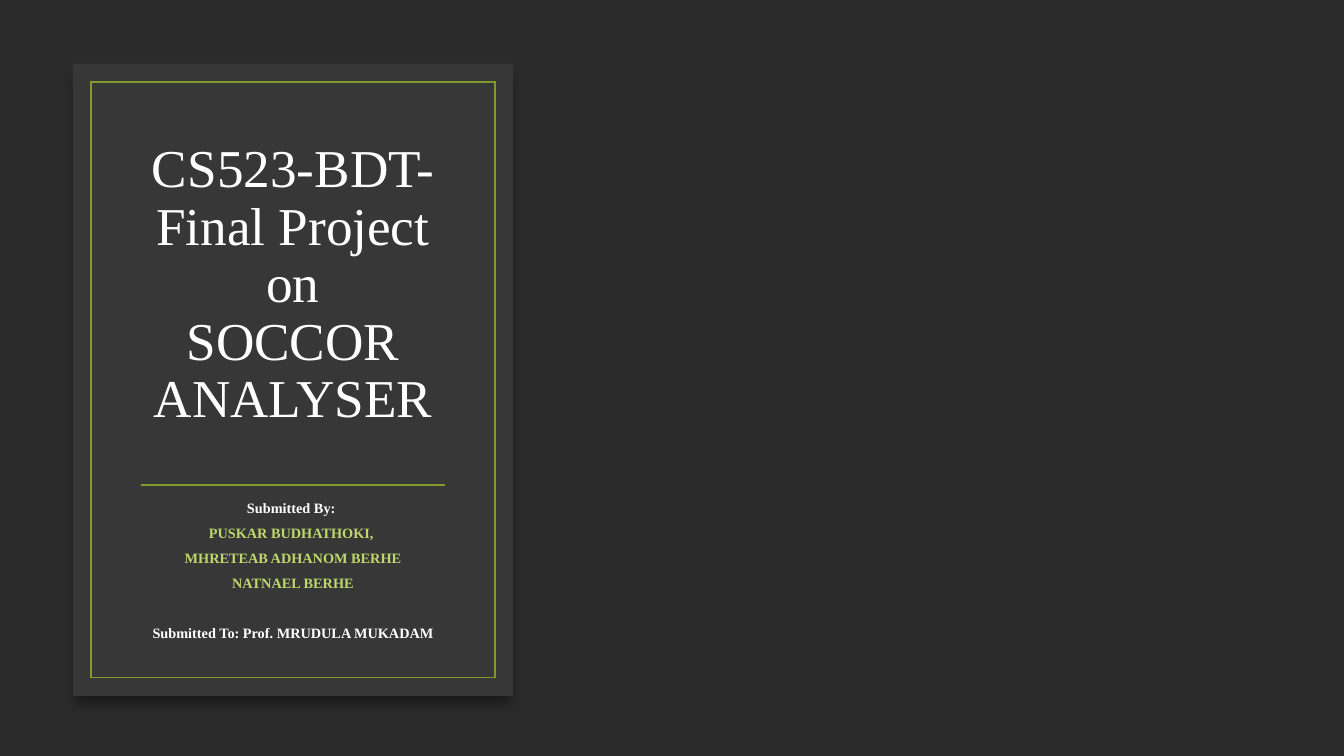
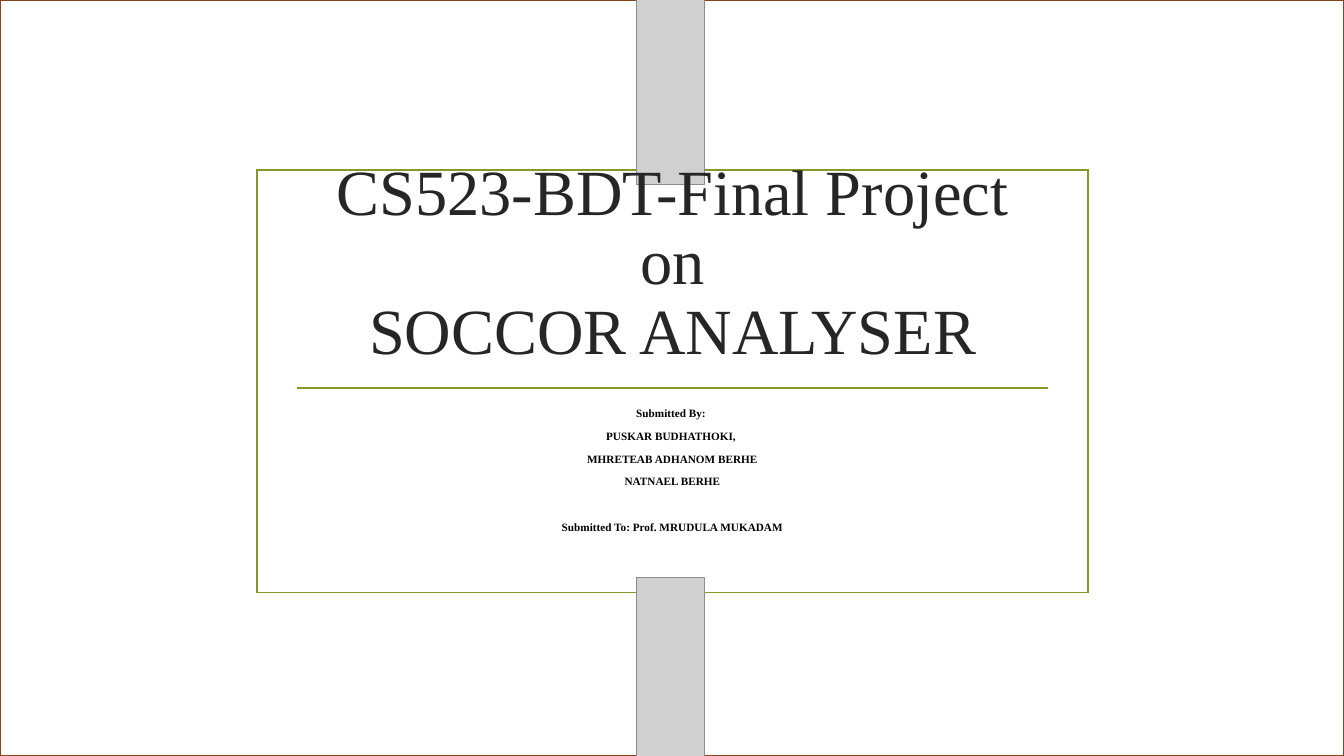
Before and after one commit to pbudhathoki/CS523-BDT-SoccorAnalyser, a slide deck: slide 1 of Power Point Presentation-Group4.pptx. Drawn at 1344x756 pixels with LibreOffice and Linux fonts; fonts in the diff are those of the drawing; grey boxes stand for pictures; background and template pictures are left out; a plain dark background stands for a picture behind light text. Boxes give left, top, right and bottom in pixels: in the first picture for what was removed or moved away, otherwise in the second. Text is boxed around its words. In the diff, an @@ line names an element or a change of style, - is before the commit and + after.

```diff
--- a/Power Point Presentation-Group4.pptx
+++ b/Power Point Presentation-Group4.pptx
@@ rectangle at box(0, 0, 1344, 756): outline none to #83461E 1.25 pt @@
@@ picture added at box(637, 0, 705, 185) @@
@@ rectangle removed at box(73, 64, 513, 696) @@
@@ rectangle removed at box(91, 82, 495, 678) @@
@@ rectangle added at box(257, 170, 1089, 593), outline #83992A 1.25 pt @@
@@ title "CS523-BDT-Final Project on SOCCOR ANALYSER": place and size @@
-title "CS523-BDT-Final Project on SOCCOR ANALYSER" at box(152, 151, 434, 418)
+title "CS523-BDT-Final Project on SOCCOR ANALYSER" at box(337, 165, 1008, 355)
@@ title "CS523-BDT-Final Project on SOCCOR ANALYSER" at box(337, 165, 1008, 355): size 38 to 46 pt, text colour #FFFFFF to #262626 @@
@@ line added from (296, 388) to (1049, 388), #83992A 1.25 pt @@
@@ subtitle "Submitted By:": place and size @@
-subtitle "Submitted By:" at box(153, 503, 433, 638)
+subtitle "Submitted By:" at box(562, 409, 782, 531)
@@ subtitle "Submitted By:" at box(562, 409, 782, 531): size 10.2 to 8 pt; text colour #FFFFFF to #000000 in "Submitted By:", "Submitted To: Prof. MRUDULA MUKADAM"; text colour #C1D66B to #000000 in "PUSKAR BUDHATHOKI,", "MHRETEAB ADHANOM BERHE", "NATNAEL BERHE"; line spacing 0.8 to 0.9 @@
@@ line removed from (141, 485) to (446, 485) @@
@@ picture added at box(637, 578, 705, 756) @@
```
Also in this commit, not shown: 7 other slides changed.
